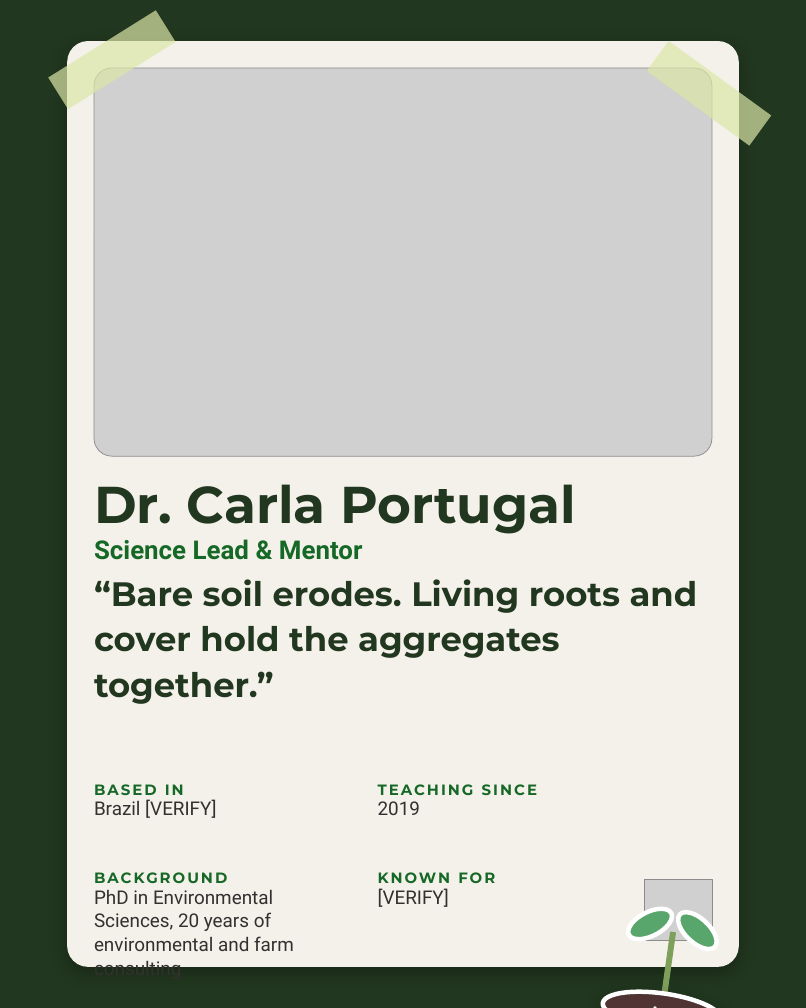
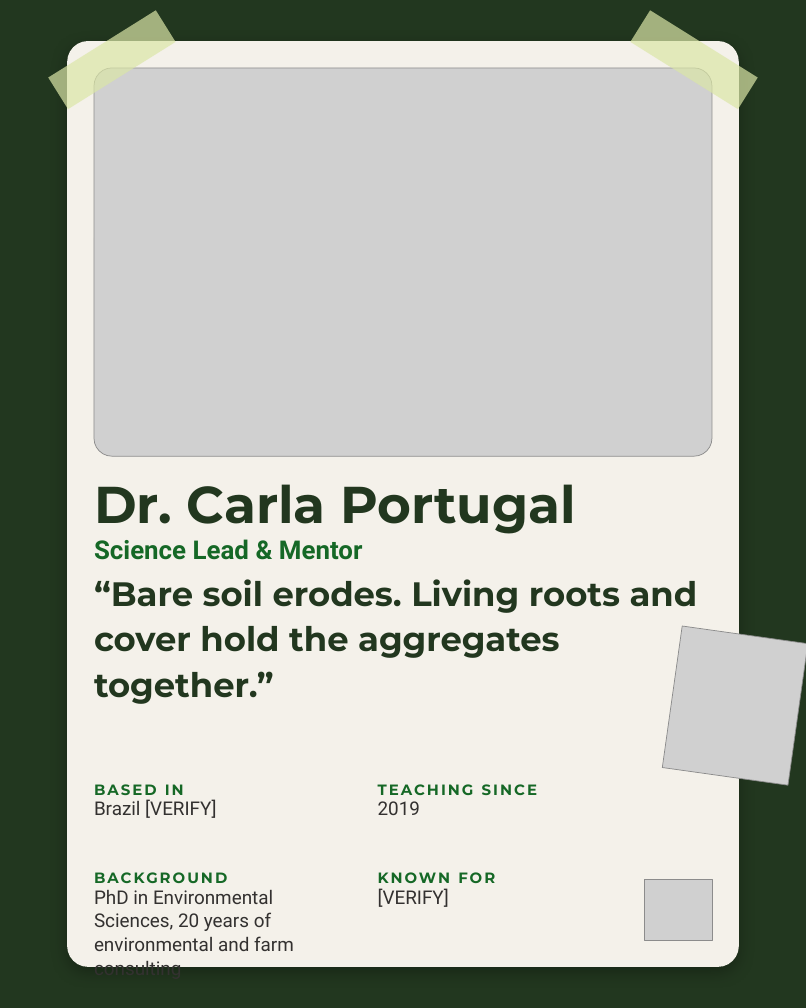
Before and after one commit to linneamoritznyc/SFW-SocialMedia, a slide deck: slide 4 of templates/posts/october/05-10-2026-mon-ig-teachers-day.pptx. Drawn at 806x1008 pixels with LibreOffice and Linux fonts; fonts in the diff are those of the drawing; grey boxes stand for pictures. Boxes give left, top, right and bottom in pixels: in the first picture for what was removed or moved away, otherwise in the second. Text is boxed around its words. In the diff, an @@ line names an element or a change of style, - is before the commit and + after.

```diff
--- a/templates/posts/october/05-10-2026-mon-ig-teachers-day.pptx
+++ b/templates/posts/october/05-10-2026-mon-ig-teachers-day.pptx
@@ rectangle at (x1=630, y1=10, x2=758, y2=109): rotation 36 to 32 degrees @@
@@ picture added at (x1=663, y1=626, x2=806, y2=785) @@
@@ group removed at (x1=601, y1=902, x2=724, y2=1008): 4 ellipses, 1 rectangle @@
```
Also in this commit, not shown: 15 other slides changed, 33 other files.
